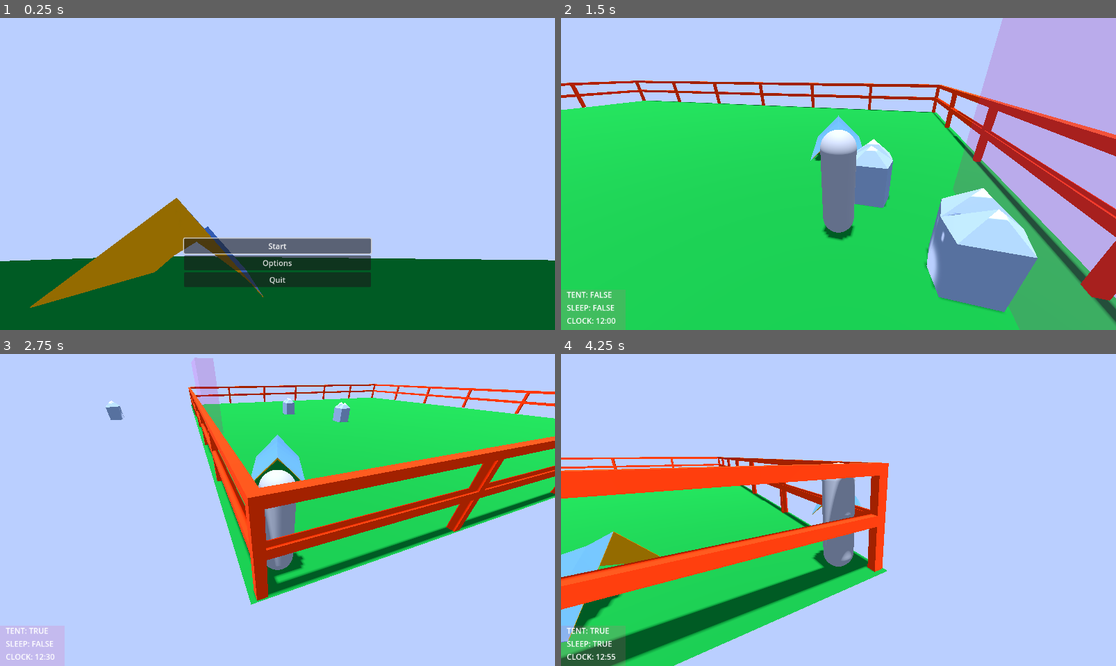
Above: before the commit, frames 1-4 (two rows, left to right).
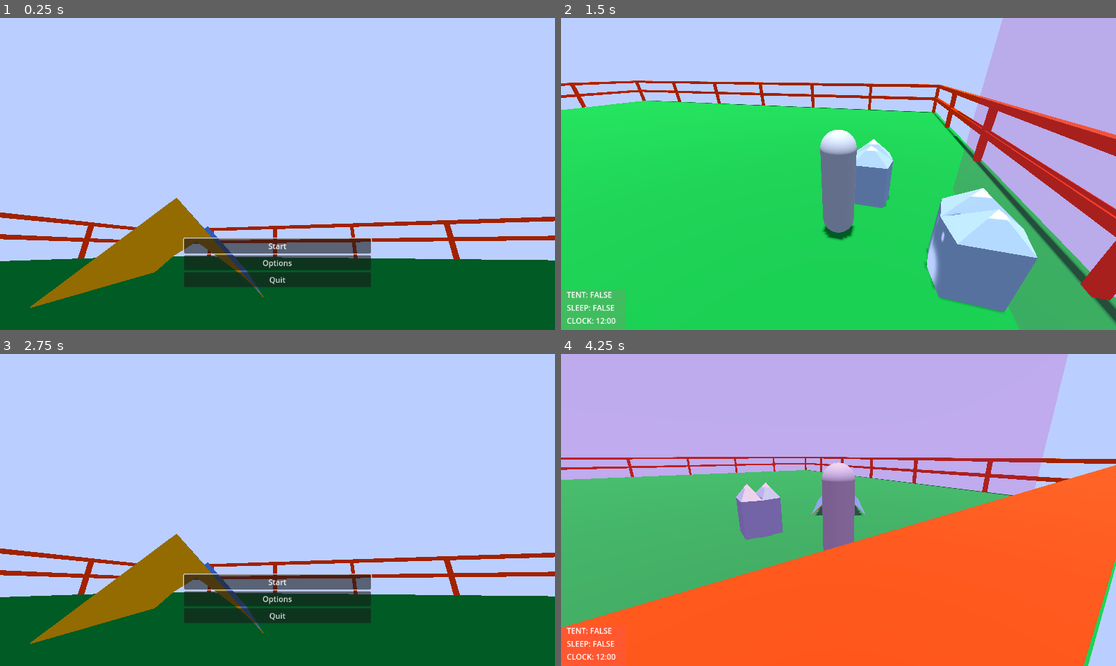
Above: after the commit, the same moments.

Repository: Wake1st/CritterCamper
Game: Godot game, scene res://levels/game_manager.tscn
Same seed, same stepped clock (60 frames per second), same inputs: the game is played once before the commit and once after it.
Inputs (mouse positions are in pixels of both pictures, inside the frame that each line leads up to):
- Up to frame 1 (0.25 s): no input
- Up to frame 2 (1.5 s): click "Start" at 0.5 s; move the mouse to (960, 158) at 1.27 s; hold D (right) from 1.28 s (still down); tap E (action) at 1.35 s
- Up to frame 3 (2.75 s): tap Z (sleep, bound only before the commit) at 1.55, 2.1 s; move the mouse to (166, 525) at 2.02 s; release D (right) at 2.03 s; hold S (backward) from 2.03 s (still down); tap E (action) at 2.3 s
- Up to frame 4 (4.25 s): release S (backward) at 2.75 s; click (838, 581) at 2.75 s, where only the run after the commit has a clickable "Start"; move the mouse to (894, 441) at 3.52 s; hold D (right) from 3.53 s (still down); tap E (action) at 3.6 s; tap Z (sleep, bound only before the commit) at 3.8 s

The runs differ from the first frame. In frame 1, 2.4% of the frame differs, in the area x 0-100%, y 62-78%; in frame 2, 0.3%; in frame 3, 59%; in frame 4, 95%, in the area x 0-100%, y 0-100%.

Commit message:
WIP - jessie, we need more tutorials

Diff:
--- a/building/BuildManager.gd
+++ b/building/BuildManager.gd
@@ -7,6 +7,7 @@
 func _on_build_point_placed_item(scene:PackedScene,tran:Transform3D):
 	print("placing tent")
 	var item = scene.instantiate() as Node3D
+	item.blueprint = false
 	add_child(item)
 	item.global_transform = tran
 	items[scene.resource_name] = item
@@ -16,3 +17,4 @@
 	print("removing tent")
 	var n = items[scene.resource_name]
 	remove_child(n)
+	n.queue_free()
--- a/levels/00_main_level.tscn
+++ b/levels/00_main_level.tscn
@@ -1,7 +1,8 @@
-[gd_scene load_steps=4 format=3]
+[gd_scene load_steps=5 format=3 uid="uid://bg8w04qipui8t"]
 
 [ext_resource type="PackedScene" uid="uid://btekk4skkt6cm" path="res://levels/assets/camp_ground.tscn" id="1_1jlv7"]
 [ext_resource type="PackedScene" uid="uid://ufpeap5elo87" path="res://tent/tent.tscn" id="2_kga7p"]
+[ext_resource type="PackedScene" uid="uid://cui6gle3wlb35" path="res://levels/assets/barrier.tscn" id="3_ti7y4"]
 
 [sub_resource type="Environment" id="Environment_ftuoq"]
 background_mode = 1
@@ -20,3 +21,18 @@
 
 [node name="Tent" parent="." instance=ExtResource("2_kga7p")]
 transform = Transform3D(0.88099, 0, 0.473135, 0, 1, 0, -0.473135, 0, 0.88099, -3.12608, 0, -4.34491)
+
+[node name="Barrier" parent="." instance=ExtResource("3_ti7y4")]
+transform = Transform3D(1, 0, 0, 0, 1, 0, 0, 0, 1, -10, 0, -15)
+
+[node name="Barrier5" parent="." instance=ExtResource("3_ti7y4")]
+transform = Transform3D(1, 0, 0, 0, 1, 0, 0, 0, 1, 0, 0, -15)
+
+[node name="Barrier2" parent="." instance=ExtResource("3_ti7y4")]
+transform = Transform3D(1, 0, 0, 0, 1, 0, 0, 0, 1, 10, 0, -15)
+
+[node name="Barrier3" parent="." instance=ExtResource("3_ti7y4")]
+transform = Transform3D(-4.37114e-08, 0, -1, 0, 1, 0, 1, 0, -4.37114e-08, -15, 0, 0)
+
+[node name="Barrier4" parent="." instance=ExtResource("3_ti7y4")]
+transform = Transform3D(-4.37114e-08, 0, -1, 0, 1, 0, 1, 0, -4.37114e-08, -15, 0, -10)
--- a/levels/Clock.gd
+++ b/levels/Clock.gd
@@ -30,7 +30,7 @@
 		tickGap = 0.0
 
 		var timeLeft = (ceili(time_left)/secPerDay)*hourPerDay
-		print(timeLeft)
+
 		var hoursLeft = int(timeLeft)
 		hoursLeft = 12 if hoursLeft == 0 else hoursLeft
 		var currentHour = int(hourPerDay - 1 - hoursLeft) % int(hourPerDay/2)
--- a/player/Controls.gd
+++ b/player/Controls.gd
@@ -6,7 +6,7 @@
 
 var action:bool = false
 var undo:bool = false
-var sleep:bool = false
+var buildMode:bool = false
 
 
 func _capture()->Controls:
@@ -24,6 +24,6 @@
 
 	action = Input.is_action_just_pressed("action")
 	undo = Input.is_action_just_pressed("undo_action")
-	sleep = Input.is_action_just_pressed("sleep")
+	buildMode = Input.is_action_just_pressed("build")
 
 	return self
--- /dev/null
+++ b/player/interaction_field.gd
@@ -0,0 +1,14 @@
+extends Area3D
+
+
+var interactables:Dictionary
+
+
+func _on_body_entered(body):
+	var interactable = body.get_parent()
+	interactables[interactable.name] = interactable
+
+
+func _on_body_exited(body):
+	var interactable = body.get_parent()
+	interactables[interactable.name] = null
--- /dev/null
+++ b/player/interaction_field.tscn
@@ -0,0 +1,18 @@
+[gd_scene load_steps=3 format=3 uid="uid://bixb85us3f4dv"]
+
+[ext_resource type="Script" path="res://player/interaction_field.gd" id="1_fp2bl"]
+
+[sub_resource type="CylinderShape3D" id="CylinderShape3D_yyicv"]
+radius = 1.6
+
+[node name="InteractionField" type="Area3D"]
+collision_layer = 0
+collision_mask = 2
+script = ExtResource("1_fp2bl")
+
+[node name="CollisionShape3D" type="CollisionShape3D" parent="."]
+transform = Transform3D(1, 0, 0, 0, 1, 0, 0, 0, 1, 0, 1, -2)
+shape = SubResource("CylinderShape3D_yyicv")
+
+[connection signal="body_entered" from="." to="." method="_on_body_entered"]
+[connection signal="body_exited" from="." to="." method="_on_body_exited"]
--- a/player/player.gd
+++ b/player/player.gd
@@ -30,11 +30,11 @@
 func _physics_process(delta):
 	var controls = controlCapture._capture()
 
-	if controls.sleep:
-		sleeping = !sleeping
-
 	if sleeping:
-		return
+		if controls.action:
+			sleeping = false
+		else:
+			return
 
 	rotation.y = controls.rotation.x * rotMag.y
 	$CameraPivot.rotation.x = controls.rotation.y * rotMag.x
@@ -47,17 +47,15 @@
 	velocity = global_transform.basis * controls.direction * speed * delta
 	move_and_slide()
 
-	if controls.action:
-		if %BuildPoint.placing:
-			var placed = !%BuildPoint.placed
-			%BuildPoint.placed = placed
-			%BuildPoint.placing = false
-		else:
-			%BuildPoint.placing = true
+	if controls.buildMode:
+		%BuildPoint.placing = !%BuildPoint.placing
 
-	if controls.undo:
-		if %BuildPoint.placing:
-			%BuildPoint.placing = false
+	if %BuildPoint.placing == true:
+		if controls.action:
+			%BuildPoint.placed = true
+
+		if controls.undo:
+			%BuildPoint.placed = false
 
 
 func _on_alarm_timeout():
--- a/player/player.tscn
+++ b/player/player.tscn
@@ -1,9 +1,10 @@
-[gd_scene load_steps=7 format=3 uid="uid://b5bboklyil8t1"]
+[gd_scene load_steps=8 format=3 uid="uid://b5bboklyil8t1"]
 
 [ext_resource type="Script" path="res://player/player.gd" id="1_gnnkl"]
 [ext_resource type="Script" path="res://player/Controls.gd" id="2_gn764"]
 [ext_resource type="PackedScene" uid="uid://bx35sf76rnqel" path="res://player/build_point.tscn" id="3_vpepl"]
 [ext_resource type="PackedScene" uid="uid://dvauc7nyk0at6" path="res://ui_feedback.tscn" id="4_2ljgh"]
+[ext_resource type="PackedScene" uid="uid://bixb85us3f4dv" path="res://player/interaction_field.tscn" id="5_lvs8w"]
 
 [sub_resource type="CapsuleShape3D" id="CapsuleShape3D_ej6jw"]
 radius = 0.4
@@ -37,6 +38,8 @@
 
 [node name="UIFeedback" parent="." instance=ExtResource("4_2ljgh")]
 
+[node name="InteractionField" parent="." instance=ExtResource("5_lvs8w")]
+
 [connection signal="asleep" from="." to="UIFeedback" method="_on_character_asleep"]
 [connection signal="awake" from="." to="UIFeedback" method="_on_character_awake"]
 [connection signal="placed_item" from="BuildPoint" to="UIFeedback" method="_on_build_point_placed_item"]
--- a/project.godot
+++ b/project.godot
@@ -47,7 +47,7 @@
 "events": [Object(InputEventKey,"resource_local_to_scene":false,"resource_name":"","device":-1,"window_id":0,"alt_pressed":false,"shift_pressed":false,"ctrl_pressed":false,"meta_pressed":false,"pressed":false,"keycode":0,"physical_keycode":81,"key_label":0,"unicode":113,"echo":false,"script":null)
 ]
 }
-sleep={
+build={
 "deadzone": 0.5,
 "events": [Object(InputEventKey,"resource_local_to_scene":false,"resource_name":"","device":-1,"window_id":0,"alt_pressed":false,"shift_pressed":false,"ctrl_pressed":false,"meta_pressed":false,"pressed":false,"keycode":0,"physical_keycode":90,"key_label":0,"unicode":122,"echo":false,"script":null)
 ]
--- /dev/null
+++ b/tent/tent.gd
@@ -0,0 +1,21 @@
+extends Node3D
+
+
+var blueprint:= false:
+	get:
+		return blueprint
+	set(value):
+		blueprint = value
+		if blueprint:
+			set_collision_layers(false)
+		else:
+			set_collision_layers(true)
+
+
+func _ready():
+	blueprint = false
+
+
+func set_collision_layers(value:bool):
+	$StaticBody3D.set_collision_layer_value(1, value)
+	$StaticBody3D.set_collision_layer_value(2, value)
--- a/tent/tent.tscn
+++ b/tent/tent.tscn
@@ -1,6 +1,7 @@
-[gd_scene load_steps=5 format=3 uid="uid://ufpeap5elo87"]
+[gd_scene load_steps=6 format=3 uid="uid://ufpeap5elo87"]
 
 [ext_resource type="Material" uid="uid://co3h6ebds5vau" path="res://tent/tent.tres" id="1_74x1s"]
+[ext_resource type="Script" path="res://tent/tent.gd" id="1_qua20"]
 [ext_resource type="PackedScene" uid="uid://bfbkknd0t7fyj" path="res://tent/tent.glb" id="2_mlfni"]
 
 [sub_resource type="PrismMesh" id="PrismMesh_y4ne5"]
@@ -10,6 +11,7 @@
 points = PackedVector3Array(-1, 0, -1.5, 0, 1, -1.5, 1, 0, -1.5, 1, 0, 1.5, 0, 1, 1.5, -1, 0, 1.5)
 
 [node name="Tent" type="Node3D"]
+script = ExtResource("1_qua20")
 
 [node name="Mesh" type="MeshInstance3D" parent="."]
 transform = Transform3D(1, 0, 0, 0, 1, 0, 0, 0, 1, 0, 0.7, 0)
@@ -18,6 +20,8 @@
 surface_material_override/0 = ExtResource("1_74x1s")
 
 [node name="StaticBody3D" type="StaticBody3D" parent="."]
+collision_layer = 3
+collision_mask = 0
 
 [node name="CollisionShape3D" type="CollisionShape3D" parent="StaticBody3D"]
 shape = SubResource("ConvexPolygonShape3D_w8p1s")
